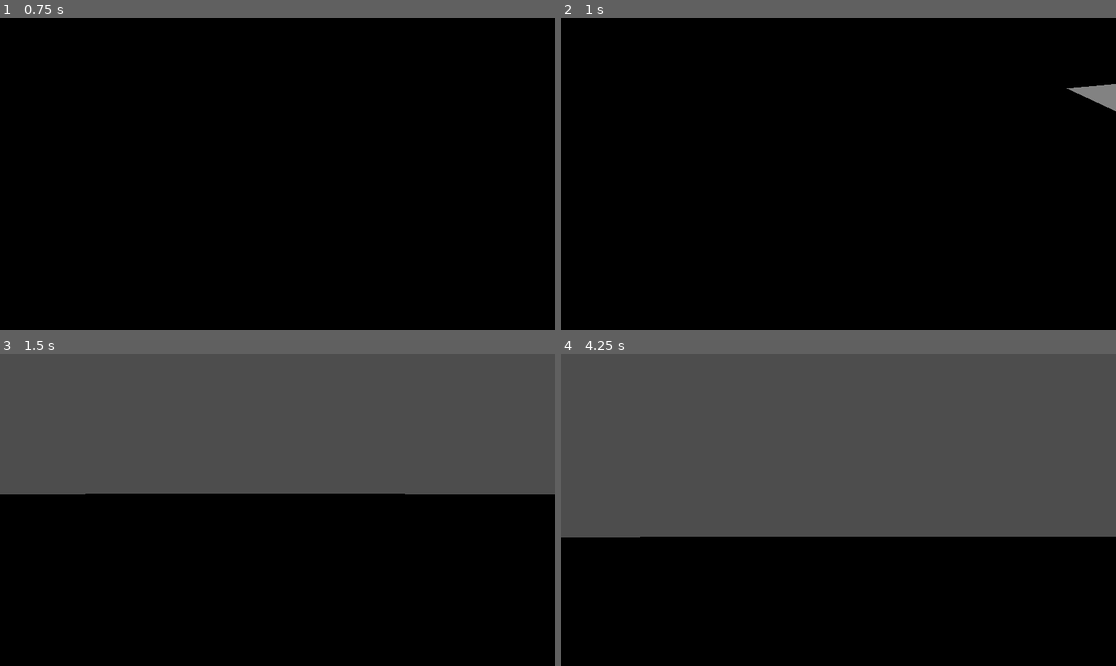
Above: before the commit, frames 1-4 (two rows, left to right).
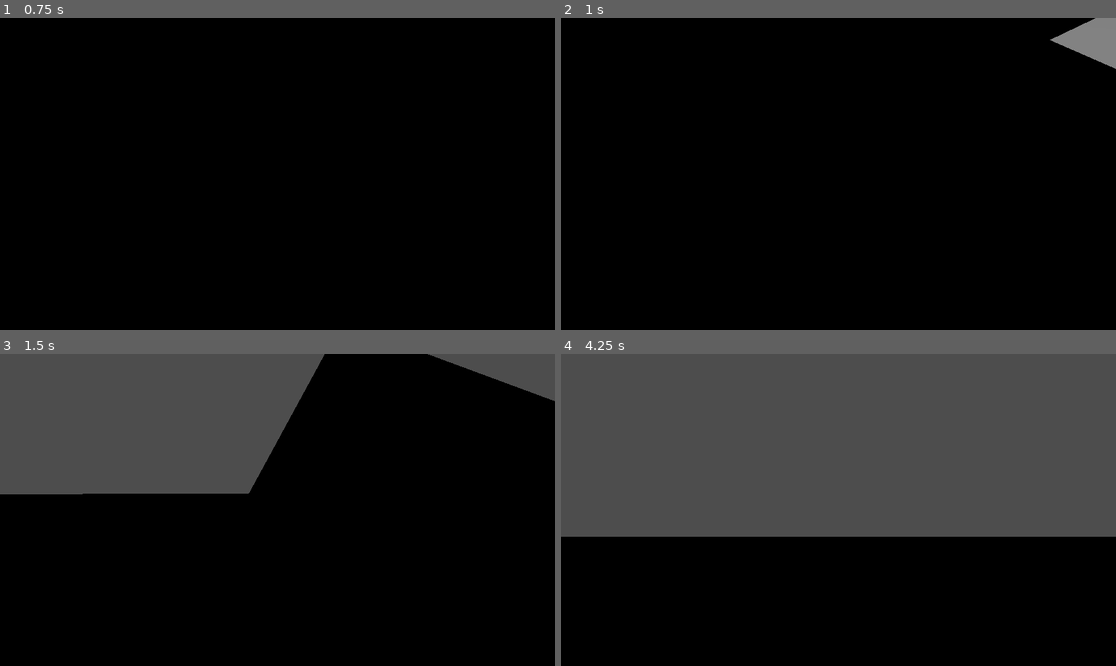
Above: after the commit, the same moments.

Repository: EpiclyRaspberry/Dodge-Onix-3D-Remaster
Game: Godot game, scene res://main.tscn
The game is run twice, just before and just after one commit, with the same random seed, the same clock (stepped at 60 frames per second) and the same inputs.
Inputs (mouse positions are in pixels of both pictures, inside the frame that each line leads up to):
- Up to frame 1 (0.75 s): tap Enter (ui_accept) at 0.5 s; move the mouse to (249, 236) at 0.52 s; hold W (forward) from 0.53 s (still down); hold Ctrl (crouch) from 0.53 s (still down)
- Up to frame 2 (1 s): keep holding W (forward); keep holding Ctrl (crouch); tap Enter (ui_accept) at 0.77 s
- Up to frame 3 (1.5 s): keep holding W (forward); move the mouse to (316, 513) at 1.27 s; release Ctrl (crouch) at 1.28 s; tap Ctrl (crouch) at 1.35 s
- Up to frame 4 (4.25 s): tap Enter (ui_accept) at 1.52, 2, 2.75, 3.02, 3.5, 3.77 s; move the mouse to (794, 506) at 2.02 s; hold Ctrl (crouch) 2.03-2.78 s; move the mouse to (844, 510) at 2.77 s; release W (forward) at 2.78 s; hold A (left) 2.78-3.53 s; tap Ctrl (crouch) at 2.85 s; move the mouse to (816, 503) at 3.52 s; hold W (forward) from 3.53 s (still down); hold Ctrl (crouch) from 3.53 s (still down)

Frame 1 is identical in both runs. In frame 2, 1.5% of the frame differs, in the area x 88-100%, y 0-30%; in frame 3, 20%, in the area x 14-100%, y 0-45%; in frame 4, less than 0.1%.

Commit message:
Update player.gd

Diff:
--- a/player.gd
+++ b/player.gd
@@ -37,14 +37,16 @@
 	var direction = (neck.transform.basis * Vector3(input_dir.x, 0, input_dir.y)).normalized()
 
 	if direction:
-		print(direction)
-		ACCERATION += 0.1
+		if ACCERATION < 1.5:
+			ACCERATION += 0.1
 		print(direction)
 		velocity.x = direction.x * SPEED * ACCERATION
 		velocity.z = direction.z * SPEED * ACCERATION
 	else:
-		velocity.x = ACCERATION * SPEED
-		velocity.z = ACCERATION * SPEED
+		velocity.x = velocity.x * ACCERATION
+		velocity.z = velocity.z * ACCERATION
+		if ACCERATION > 0:
+			ACCERATION -= 0.1
 
 	print(velocity)
 
